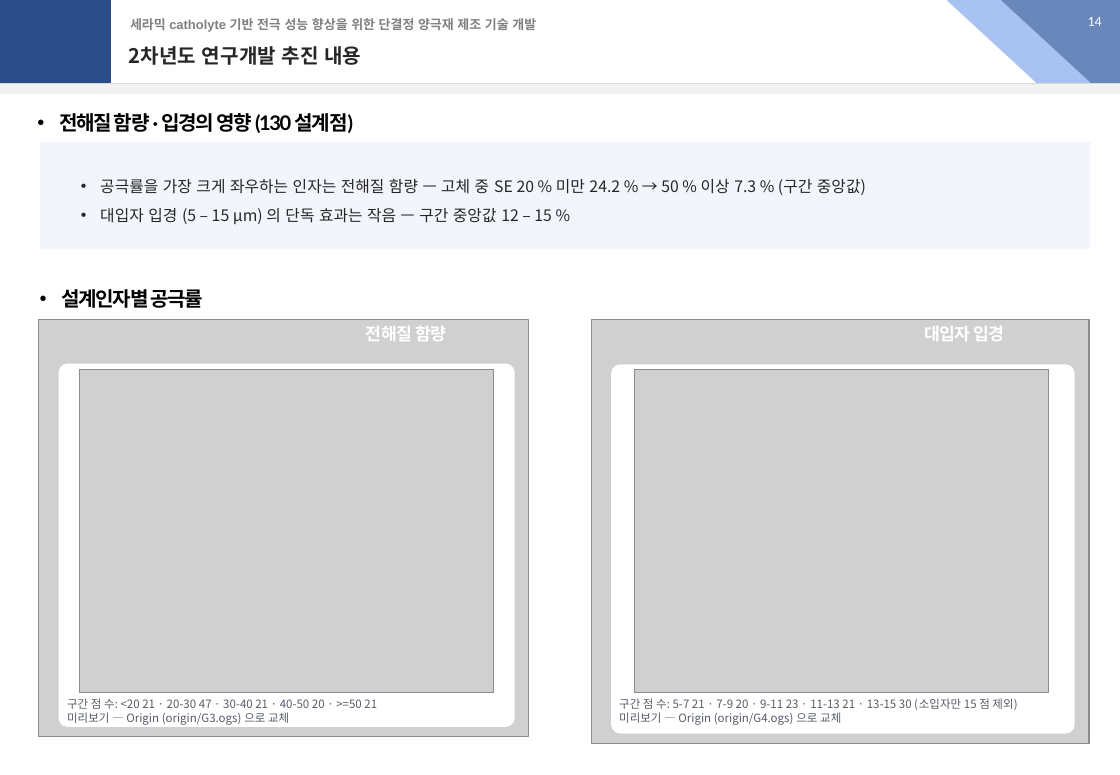
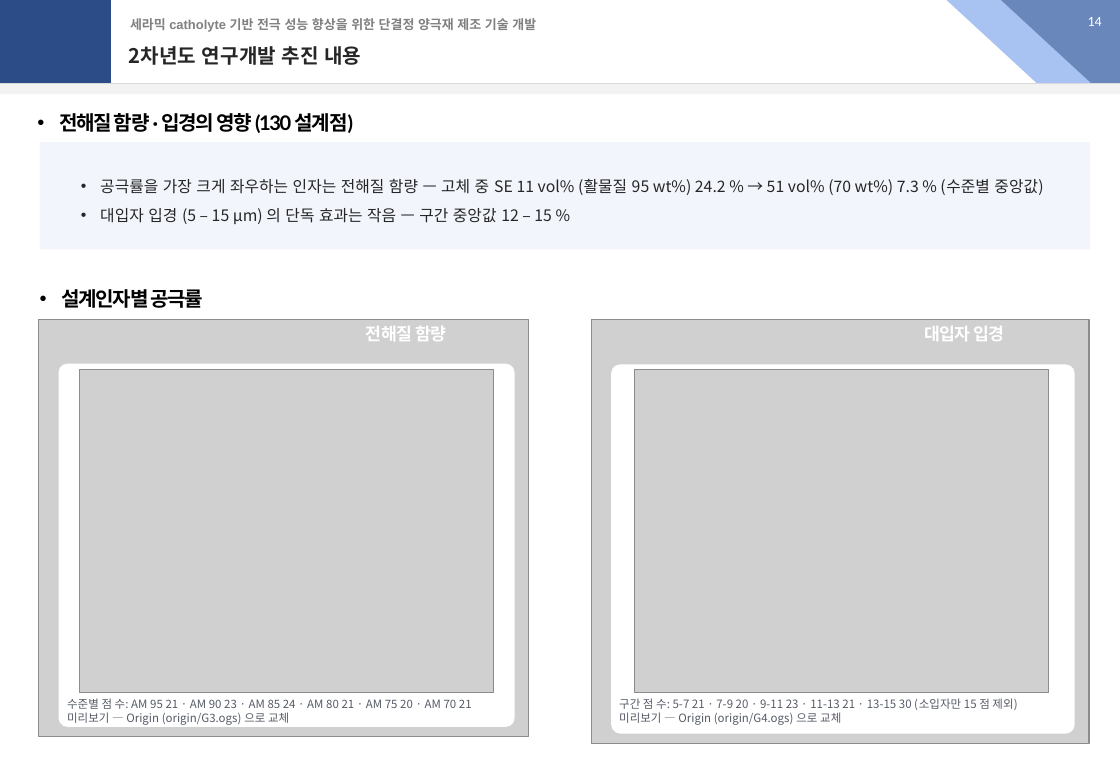
Before and after one commit to yonghoon7153-source/Yonghoon-DEM-DFT, a slide deck: slide 14 of docs/report_20261021/report_20261021_v2.pptx. Drawn at 1120x775 pixels with LibreOffice and Linux fonts; fonts in the diff are those of the drawing; grey boxes stand for pictures. Boxes give left, top, right and bottom in pixels: in the first picture for what was removed or moved away, otherwise in the second. Text is boxed around its words. In the diff, an @@ line names an element or a change of style, - is before the commit and + after.

```diff
--- a/docs/report_20261021/report_20261021_v2.pptx
+++ b/docs/report_20261021/report_20261021_v2.pptx
@@ text in rectangle at (100, 179, 1043, 195): text changed @@
-• 공극률을 가장 크게 좌우하는 인자는 전해질 함량 — 고체 중 SE 20 % 미만 24.2 % → 50 % 이상 7.3 % (구간 중앙값)
+• 공극률을 가장 크게 좌우하는 인자는 전해질 함량 — 고체 중 SE 11 vol% (활물질 95 wt%) 24.2 % → 51 vol% (70 wt%) 7.3 % (수준별 중앙값)
@@ text at (67, 698, 472, 713): text changed @@
-구간 점 수: <20 21 · 20-30 47 · 30-40 21 · 40-50 20 · >=50 21
+수준별 점 수: AM 95 21 · AM 90 23 · AM 85 24 · AM 80 21 · AM 75 20 · AM 70 21
```
Also in this commit, not shown: 3 other slides changed, 11 other files.
